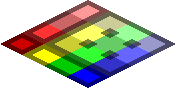
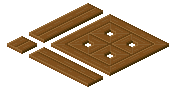
Comparing the layer stacks of the two 176 x 88 images. Changes:
hid "Template", opacity 100% → 34% over [1, 0, 175, 88]
added layer "Texture" above "Cuts 45deg" over [13, 7, 160, 80]
added layer "Cuts 45deg" above "Divider 2" over [54, 16, 166, 72]
added layer "Divider 2" above "Divider 1" over [16, 8, 155, 80]
added layer "Divider 1" above "Bevel 2" over [15, 7, 154, 81]
added layer "Bevel 2" above "Bevel 1" over [7, 3, 138, 85]
renamed "Bevel" to "Bevel 1", opacity 50% → 100%, painted on it over [7, 3, 169, 85]
added layer "Edge 2" above "Edge 1" over [7, 17, 166, 87]
